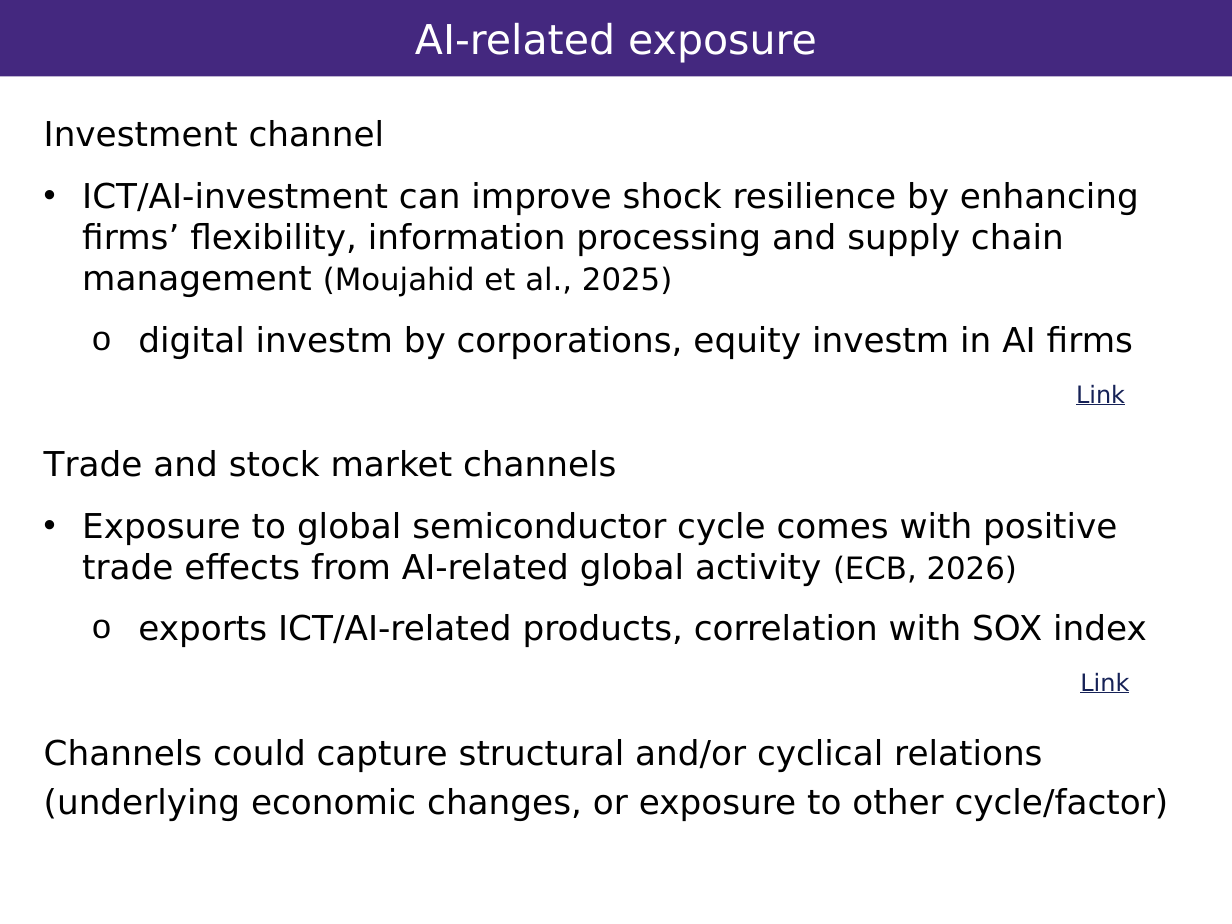
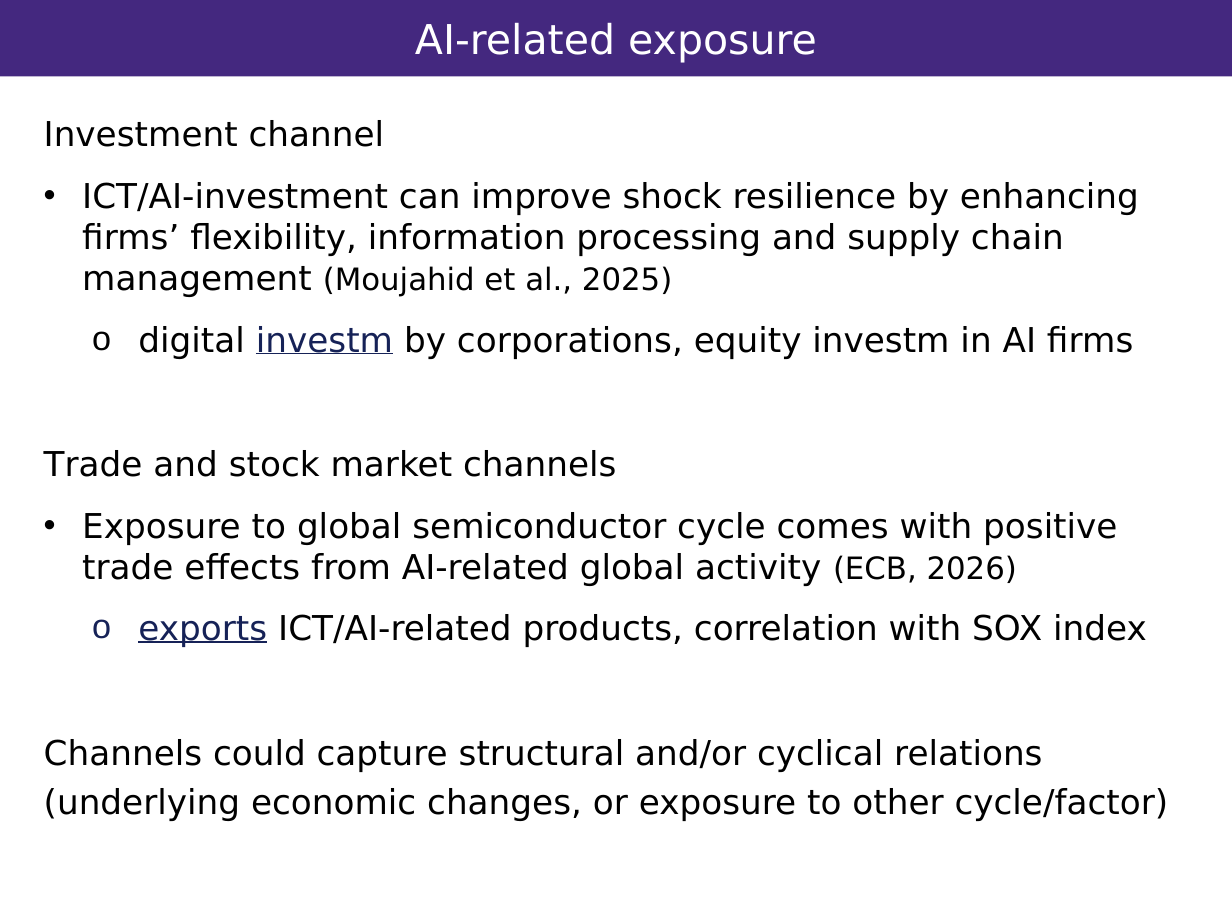
Before and after one commit to vandenEnd/scripts, a slide deck: slide 4 of Resilience.pptx. Drawn at 1232x924 pixels with LibreOffice and Linux fonts; fonts in the diff are those of the drawing; background and template pictures are left out. Boxes give left, top, right and bottom in pixels: in the first picture for what was removed or moved away, otherwise in the second. Text is boxed around its words. In the diff, an @@ line names an element or a change of style, - is before the commit and + after.

```diff
--- a/Resilience.pptx
+++ b/Resilience.pptx
@@ text at (138,326,1147,647): text colour #000000 to #162257, underline on in "investm", "exports" @@
@@ text removed at (1076,384,1125,405) @@
-Link
@@ text removed at (1080,672,1129,693) @@
-Link
```
Also in this commit, not shown: 2 other slides changed.
